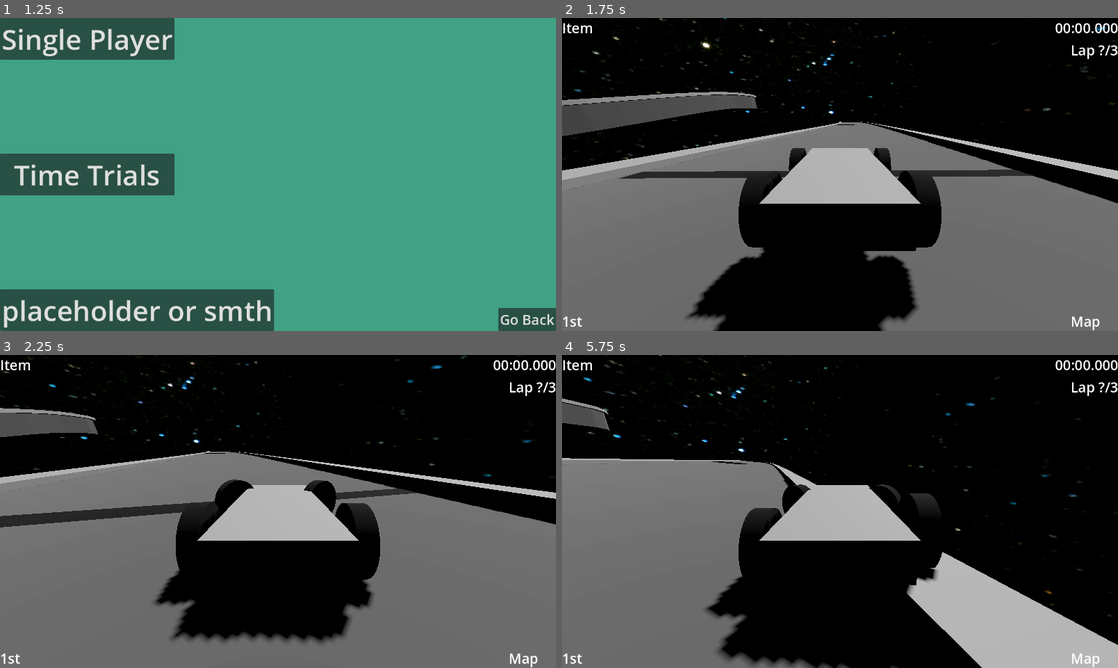
Above: before the commit, frames 1-4 (two rows, left to right).
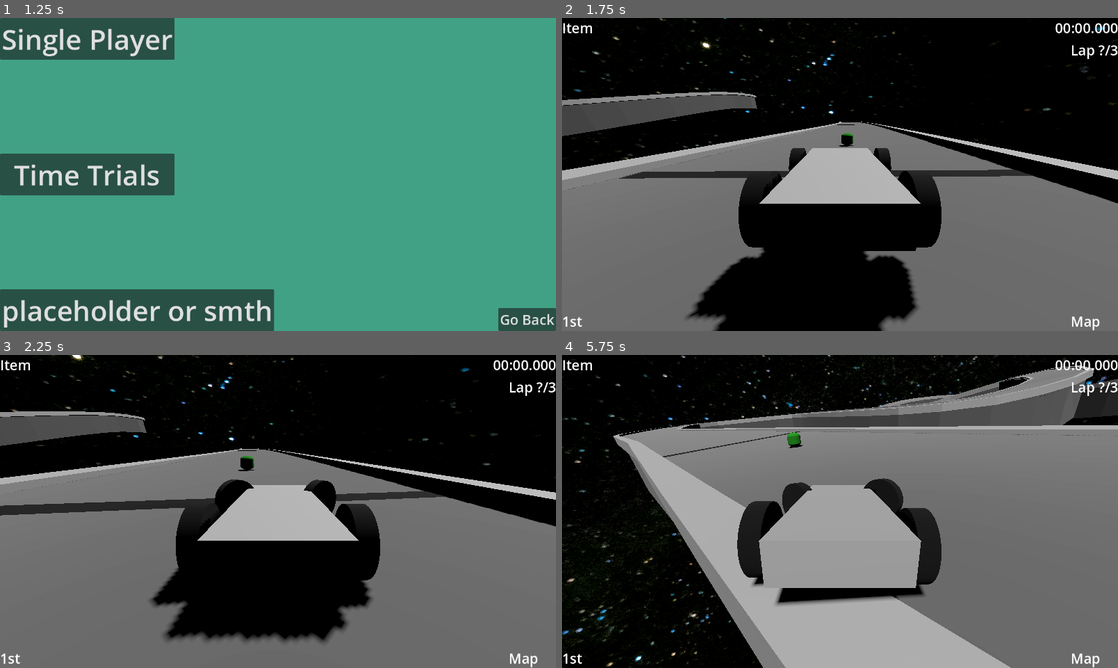
Above: after the commit, the same moments.

Repository: worcestertechnicalhighschool/kart-racer-origin
Game: Godot game, scene res://scenes/ui_scenes/title_screen.tscn
The game is run twice, just before and just after one commit, with the same random seed, the same clock (stepped at 60 frames per second) and the same inputs.
Inputs:
- Up to frame 1 (1.25 s): click "Single Player" at 0.5 s
- Up to frame 2 (1.75 s): click "Single Player" at 1.25 s
- Up to frame 3 (2.25 s): hold D (right) from 2.03 s (still down); hold Shift (drift) from 2.03 s (still down)
- Up to frame 4 (5.75 s): release D (right) at 2.78 s; release Shift (drift) at 2.78 s; hold S (backward) 2.78-3.53 s; tap Shift (drift) at 2.85, 4.35 s; hold D (right) 3.53-4.28 s; hold Shift (drift) 3.53-4.28 s; hold W (forward) 4.28-5.03 s; hold A (left) from 5.03 s (still down); hold Shift (drift) from 5.03 s (still down)

Frame 1 is identical in both runs. In frame 2, less than 0.1% of the frame differs, in the area x 49-53%, y 36-42%; in frame 3, 6.5%; in frame 4, 74%, in the area x 0-100%, y 0-100%.

Commit message:
made green shell

Diff:
--- a/scenes/map_scenes/curve_test.tscn
+++ b/scenes/map_scenes/curve_test.tscn
@@ -1,8 +1,9 @@
-[gd_scene load_steps=13 format=3 uid="uid://bydtpyflateb5"]
+[gd_scene load_steps=14 format=3 uid="uid://reojy8we20ey"]
 
 [ext_resource type="PackedScene" uid="uid://dkuwcntbn4jl2" path="res://scenes/object_scenes/car.tscn" id="1_rflty"]
 [ext_resource type="Texture2D" uid="uid://b3jjiel6oe0xy" path="res://assets/images/skyboxes/skybox_finance.jpg" id="1_tl23f"]
 [ext_resource type="PackedScene" uid="uid://bgfoxm83j36w0" path="res://scenes/oil.tscn" id="3_85lhp"]
+[ext_resource type="PackedScene" uid="uid://c7a4gqd1y421i" path="res://scenes/object_scenes/shell.tscn" id="4_jpeqr"]
 
 [sub_resource type="PanoramaSkyMaterial" id="PanoramaSkyMaterial_tl4ks"]
 panorama = ExtResource("1_tl23f")
@@ -130,3 +131,6 @@
 [node name="CollisionShape3D" type="CollisionShape3D" parent="Start Line"]
 transform = Transform3D(1, 0, 0, 0, 1, 0, 0, 0, 1, -19.7655, 17.1795, -2.10855)
 shape = SubResource("ConvexPolygonShape3D_x5nv1")
+
+[node name="shell" parent="." instance=ExtResource("4_jpeqr")]
+transform = Transform3D(1, 0, 0, 0, 1, 0, 0, 0, 1, 349.397, 17.521, 270.495)
--- /dev/null
+++ b/scenes/object_scenes/shell.tscn
@@ -0,0 +1,26 @@
+[gd_scene load_steps=5 format=3 uid="uid://c7a4gqd1y421i"]
+
+[ext_resource type="Script" path="res://scripts/area_3d.gd" id="1_ed5h2"]
+
+[sub_resource type="CapsuleShape3D" id="CapsuleShape3D_u5vk4"]
+
+[sub_resource type="CapsuleMesh" id="CapsuleMesh_omqy3"]
+
+[sub_resource type="StandardMaterial3D" id="StandardMaterial3D_be2xb"]
+albedo_color = Color(0.112011, 0.455738, 0.0874185, 1)
+
+[node name="shell" type="Area3D"]
+script = ExtResource("1_ed5h2")
+
+[node name="CollisionShape3D" type="CollisionShape3D" parent="."]
+transform = Transform3D(1, 0, 0, 0, 0.5, 0, 0, 0, 1, 0, 0, 0)
+shape = SubResource("CapsuleShape3D_u5vk4")
+
+[node name="MeshInstance3D" type="MeshInstance3D" parent="."]
+transform = Transform3D(1, 0, 0, 0, 0.5, 0, 0, 0, 1, 0, 0, 0)
+mesh = SubResource("CapsuleMesh_omqy3")
+surface_material_override/0 = SubResource("StandardMaterial3D_be2xb")
+
+[node name="Timer" type="Timer" parent="."]
+
+[connection signal="body_entered" from="." to="." method="_on_body_entered"]
--- a/scenes/object_scenes/trip.tscn
+++ /dev/null
@@ -1,20 +0,0 @@
-[gd_scene load_steps=4 format=3 uid="uid://c7a4gqd1y421i"]
-
-[ext_resource type="Script" path="res://scripts/area_3d.gd" id="1_ed5h2"]
-
-[sub_resource type="BoxShape3D" id="BoxShape3D_d1v83"]
-
-[sub_resource type="BoxMesh" id="BoxMesh_pa7ds"]
-
-[node name="trip" type="Area3D"]
-script = ExtResource("1_ed5h2")
-
-[node name="CollisionShape3D" type="CollisionShape3D" parent="."]
-shape = SubResource("BoxShape3D_d1v83")
-
-[node name="MeshInstance3D" type="MeshInstance3D" parent="."]
-mesh = SubResource("BoxMesh_pa7ds")
-
-[node name="Timer" type="Timer" parent="."]
-
-[connection signal="body_entered" from="." to="." method="_on_body_entered"]
--- a/scripts/car.gd
+++ b/scripts/car.gd
@@ -68,34 +68,38 @@
 		steering = move_toward(steering, Input.get_axis("right","left") * MAX_STEER, delta * 10)
 	if drift:
 		engine_force = ENGINE_POWER
-		steering = move_toward(steering, axis * MAX_STEER, delta * 10)
+		steering = move_toward(steering, Input.get_axis("right","left") * MAX_STEER, delta * 10)
 
 
 func _integrate_forces(state: PhysicsDirectBodyState3D) -> void:
 	if drift:
-		#When the car is drifting reduces the friction on the cars wheels
-		blwheel.wheel_friction_slip = 2.5
-		brwheel.wheel_friction_slip = 2.5
+		linear_velocity.z = clamp(linear_velocity.z,old_velocity.z,old_velocity.z-10)
+		blwheel.wheel_friction_slip = 0
+		brwheel.wheel_friction_slip = 0
 		flwheel.wheel_friction_slip = 5.5
 		frwheel.wheel_friction_slip = 5.5
-		#Keeps the linear velocity at the same from the drifts start to end
-		linear_velocity.z = clamp(linear_velocity.z,old_velocity.z,old_velocity.z-10)
-		#Checks if the direction your pressing is the same as the directions from the start of the drift
-		if axis == -Input.get_axis("right","left"):
-			#Wide drift
+		#rotation_degrees.x = clamp(rotation_degrees.x,-5,5)
+		#rotation_degrees.z = clamp(rotation_degrees.z,-5,5)
+
+
+
+
+		##When the car is drifting reduces the friction on the cars wheels
+		##Keeps the linear velocity at the same from the drifts start to end
+		##Checks if the direction your pressing is the same as the directions from the start of the drift
+		#if axis == -Input.get_axis("right","left"):
+			##Wide drift
 			#apply_central_force(Vector3(10*axis,0,10))
-			#apply_central_impulse(Vector3(3*axis,0,0))
-			#Locks the axis to the start position and the given angle
-			apply_torque(Vector3(0,-2*axis,0))
-			global_rotation_degrees.y = clamp(global_rotation_degrees.y,[global_rotation_degrees.y,old_rotation.y].min(),[global_rotation_degrees.y,old_rotation.y].max())
-		elif Input.get_axis("right","left") == 0:
-			#Middle drift
-			global_rotation_degrees.y = global_rotation_degrees.y
-		elif axis == Input.get_axis("right","left"):
-			#Tight drift
-			apply_torque(Vector3(0,2*axis,0))
-			pass
-			#apply_torque_impulse(Vector3(0,0*axis,0))
-			#global_rotation_degrees.y = clamp(global_rotation_degrees.y,[old_rotation.y+45*axis,old_rotation.y].min(),[old_rotation.y+45*axis,old_rotation.y].max())
-	rotation_degrees.x = clamp(rotation_degrees.x,-5,5)
-	rotation_degrees.z = clamp(rotation_degrees.z,-5,5)
+			##apply_central_impulse(Vector3(3*axis,0,0))
+			##Locks the axis to the start position and the given angle
+			#apply_torque(Vector3(0,2*axis,0))
+			#global_rotation_degrees.y = clamp(global_rotation_degrees.y,[global_rotation_degrees.y,old_rotation.y].min(),[global_rotation_degrees.y,old_rotation.y].max())
+		#elif Input.get_axis("right","left") == 0:
+			##Middle drift
+			#global_rotation_degrees.y = global_rotation_degrees.y
+		#elif axis == Input.get_axis("right","left"):
+			##Tight drift
+			#apply_torque(Vector3(0,2*axis,0))
+			#pass
+			##apply_torque_impulse(Vector3(0,0*axis,0))
+			##global_rotation_degrees.y = clamp(global_rotation_degrees.y,[old_rotation.y+45*axis,old_rotation.y].min(),[old_rotation.y+45*axis,old_rotation.y].max())
